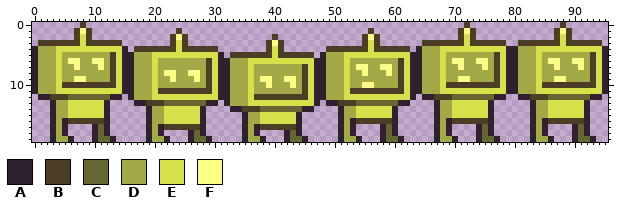
File history of a sprite sheet, assets/images/player/player_idle_4.png. The picture above was drawn from the file before the commit.
The file is 96x20 pixels.
Palette (. is transparent): A #2e222f  B #4c3e24  C #676633  D #a2a947  E #d5e04b  F #fbff86
Now the later version:
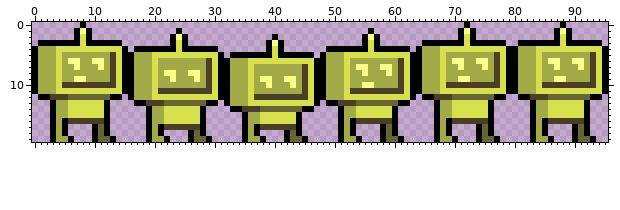
The author wrote: Fixed images for player, and dead animation
Difference:
@@ palette @@
-A #2e222f
+A #000000
@@ x 0..95 @@
- 0 ........B...............................................................B...............B.......
- 1 .......BFB..............B...............................B..............BFB.............BFB......
- 2 .......BEB.............BFB..............B..............BFB.............BEB.............BEB......
- 3 .BBBBBBBEBBBBBB........BEB.............BFB.............BEB.......BBBBBBBEBBBBBB..BBBBBBBEBBBBBB.
- 4 ADDDEEEEEEEEEEEA.BBBBBBBEBBBBBB........BEB.......BBBBBBBEBBBBBB.ADDDEEEEEEEEEEEAADDDEEEEEEEEEEEA
- 5 ADDDEDDDDDDDDBEAADDDEEEEEEEEEEEA.BBBBBBBEBBBBBB.ADDDEEEEEEEEEEEAADDDEDDDDDDDDBEAADDDEDDDDDDDDBEA
+ 0 ........A...............................................................A...............A.......
+ 1 .......AFA..............A...............................A..............AFA.............AFA......
+ 2 .......AEA.............AFA..............A..............AFA.............AEA.............AEA......
+ 3 .AAAAAAAEAAAAAA........AEA.............AFA.............AEA.......AAAAAAAEAAAAAA..AAAAAAAEAAAAAA.
+ 4 ADDDEEEEEEEEEEEA.AAAAAAAEAAAAAA........AEA.......AAAAAAAEAAAAAA.ADDDEEEEEEEEEEEAADDDEEEEEEEEEEEA
+ 5 ADDDEDDDDDDDDBEAADDDEEEEEEEEEEEA.AAAAAAAEAAAAAA.ADDDEEEEEEEEEEEAADDDEDDDDDDDDBEAADDDEDDDDDDDDBEA
  6 ADDDEDFFDDFFDBEAADDDEDDDDDDDDBEAADDDEEEEEEEEEEEAADDDEDDDDDDDDBEAADDDEDFFDDFFDBEAADDDEDFFDDFFDBEA
